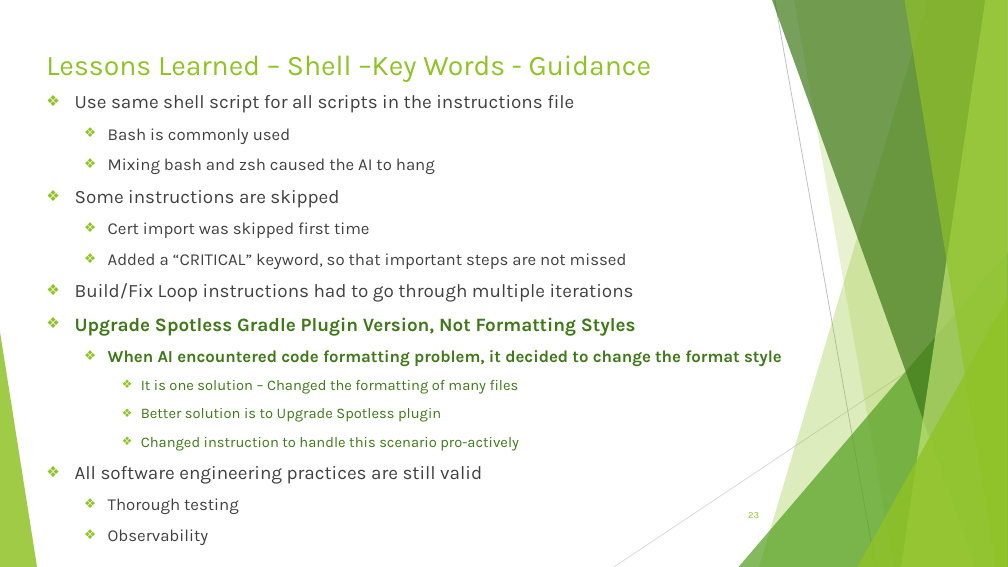
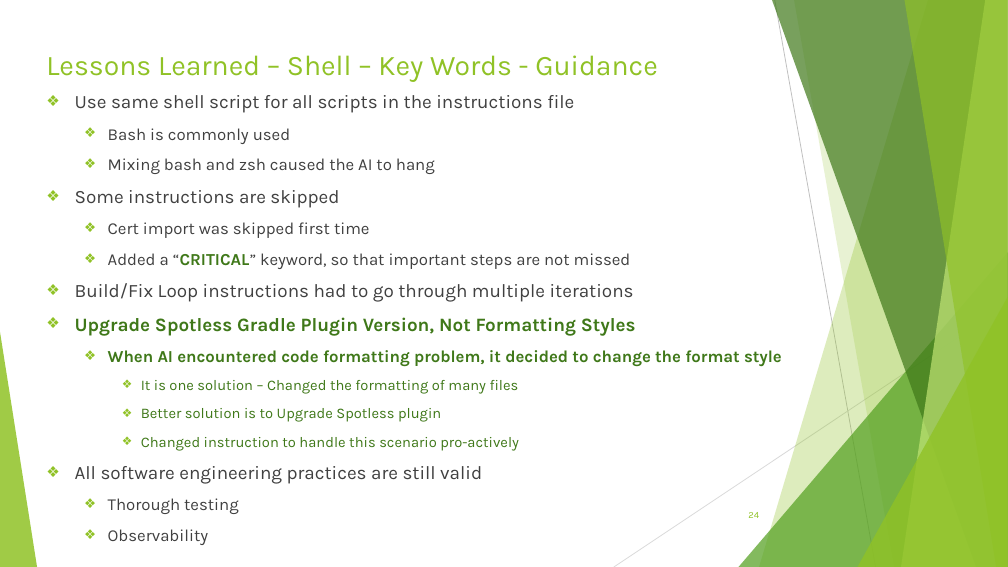
Before and after one commit to sri-chalam/ai-tech-notes, a slide deck: slide 24 of articles/ai-assisted-java-upgrade/AI-Assisted-Java-Upgrade-Presentation.pptx (slide 23 before the commit). Drawn at 1008x567 pixels with LibreOffice and Linux fonts; fonts in the diff are those of the drawing. Boxes give left, top, right and bottom in pixels: in the first picture for what was removed or moved away, otherwise in the second. Text is boxed around its words. In the diff, an @@ line names an element or a change of style, - is before the commit and + after.

```diff
--- a/articles/ai-assisted-java-upgrade/AI-Assisted-Java-Upgrade-Presentation.pptx
+++ b/articles/ai-assisted-java-upgrade/AI-Assisted-Java-Upgrade-Presentation.pptx
@@ title at box(46, 55, 658, 82): spaces changed @@
-Lessons Learned – Shell –Key Words - Guidance
+Lessons Learned – Shell – Key Words - Guidance
@@ text at box(108, 253, 631, 269): text colour #404040 to #3F7819, bold on in "“CRITICAL”" @@
@@ page number at box(748, 512, 759, 518): text changed @@
-23
+24
```
Also in this commit, not shown: 12 other slides changed, 1 slide added.
